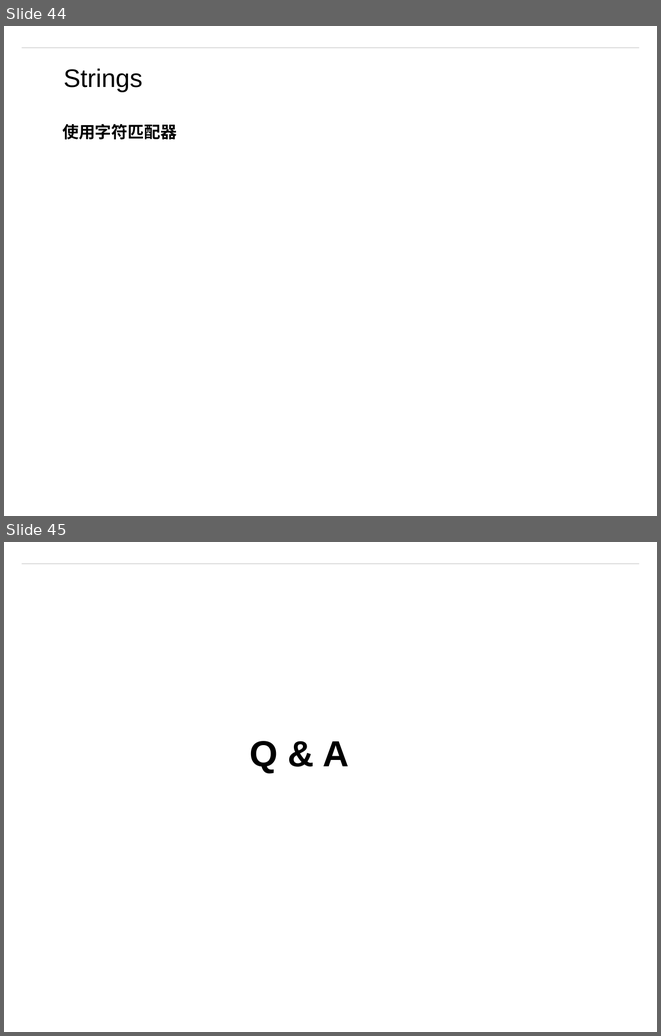
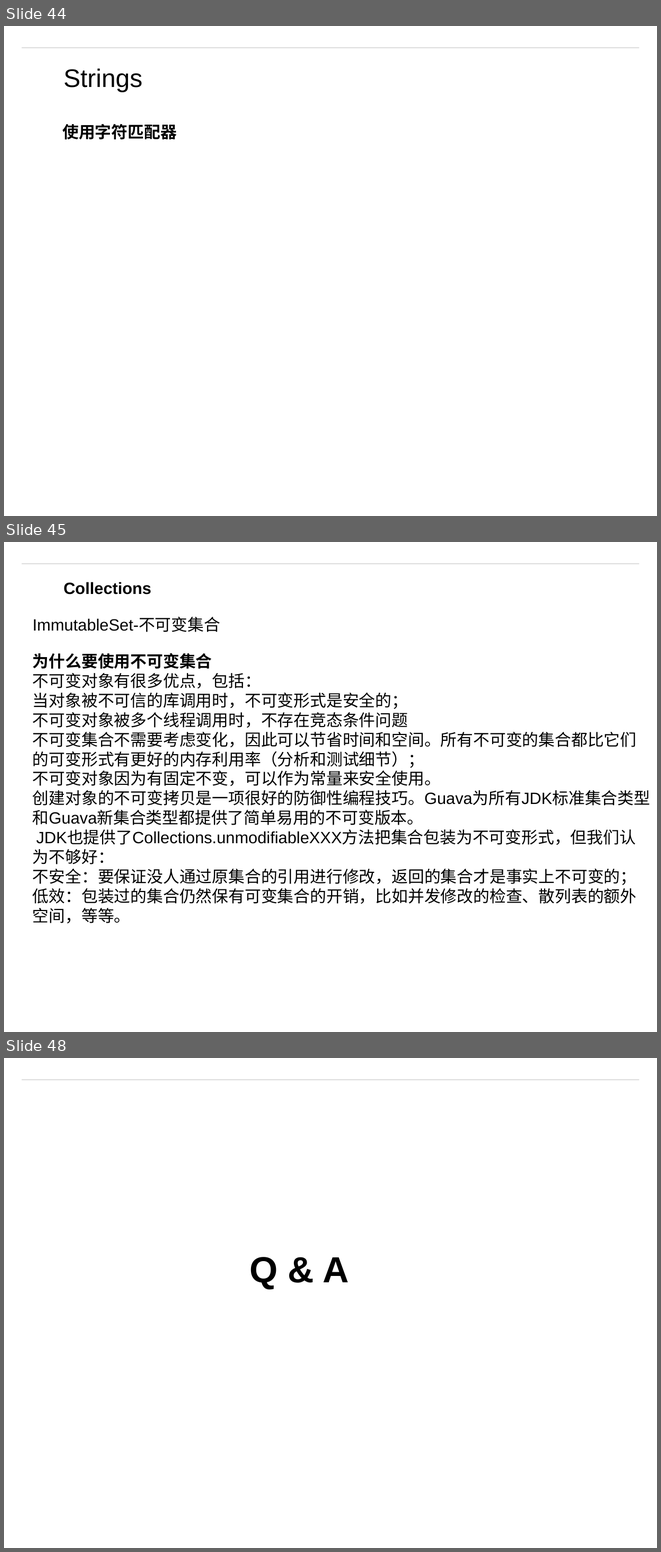
Before and after one commit to matt19870107/Guava, a slide deck: Guava.pptm. Shown one above the other, each under a label of ours: slides 44 and 45 before the commit, slides 44, 45 and 48 after it; the slides between them are not shown. The pictures are 661x1036 and 661x1552 pixels, drawn with LibreOffice and Linux fonts; fonts in the diff are those of the drawing; background and template pictures are left out. Boxes give left, top, right and bottom in pixels: in the first picture for what was removed or moved away, otherwise in the second. Text is boxed around its words. In the diff, an @@ line names an element or a change of style, - is before the commit and + after.

```diff
--- a/Guava.pptm
+++ b/Guava.pptm
@@ slide 45 added at box(4, 542, 657, 1032), background #FFFFFF; not listed: 1 template element that a slide beside it also shows @@
@@ text added at box(63, 582, 151, 594), 18 pt, text #000000, bold @@
+Collections
@@ text added at box(33, 617, 220, 632), 18 pt, text #000000 @@
+ImmutableSet-不可变集合
@@ text added at box(33, 653, 650, 923), 18 pt, text #000000 @@
+为什么要使用不可变集合
+不可变对象有很多优点，包括：
+当对象被不可信的库调用时，不可变形式是安全的；
+不可变对象被多个线程调用时，不存在竞态条件问题
+不可变集合不需要考虑变化，因此可以节省时间和空间。所有不可变的集合都比它们的可变形式有更好的内存利用率（分析和测试细节）；
+不可变对象因为有固定不变，可以作为常量来安全使用。
+创建对象的不可变拷贝是一项很好的防御性编程技巧。Guava为所有JDK标准集合类型和Guava新集合类型都提供了简单易用的不可变版本。
+JDK也提供了Collections.unmodifiableXXX方法把集合包装为不可变形式，但我们认为不够好：
+不安全：要保证没人通过原集合的引用进行修改，返回的集合才是事实上不可变的；
+低效：包装过的集合仍然保有可变集合的开销，比如并发修改的检查、散列表的额外空间，等等。
@@ what was slide 45 is now slide 48 @@
```
Also in this commit, not shown: 2 other slides added, 6 other files.
